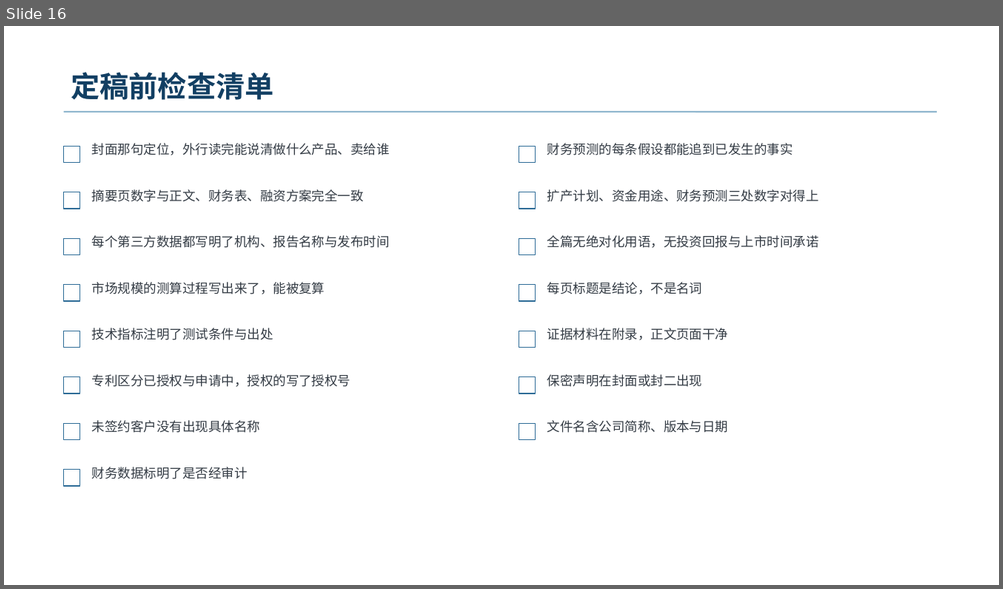
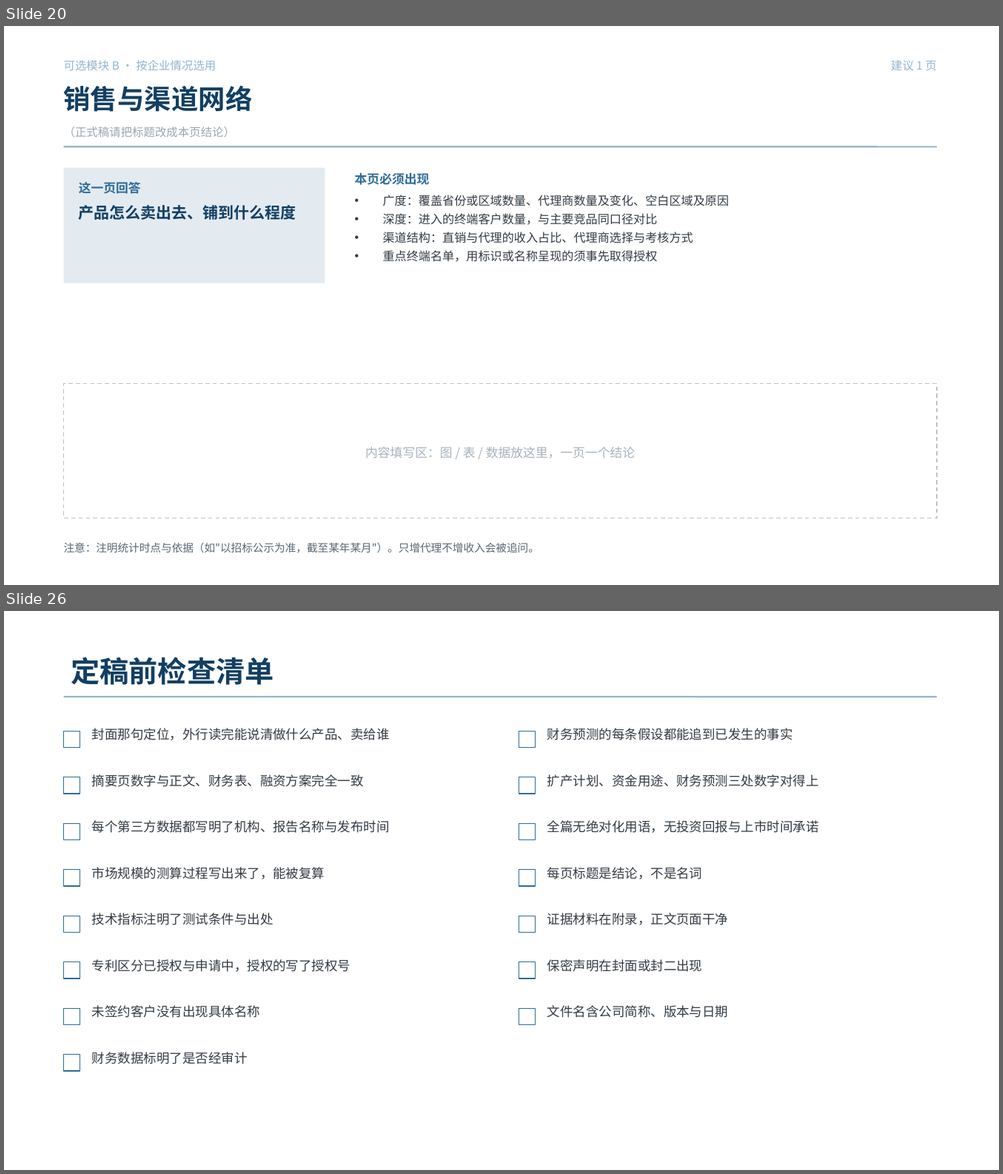
Before and after one commit to xid013-ux/JXD, a slide deck: output/BP框架/融资BP框架模板.pptx. Shown one above the other, each under a label of ours: slide 16 before the commit, slides 20 and 26 after it; the slides between them are not shown. The pictures are 1003x589 and 1003x1174 pixels, drawn with LibreOffice and Linux fonts; fonts in the diff are those of the drawing. Boxes give left, top, right and bottom in pixels: in the first picture for what was removed or moved away, otherwise in the second. Text is boxed around its words. In the diff, an @@ line names an element or a change of style, - is before the commit and + after.

```diff
--- a/output/BP框架/融资BP框架模板.pptx
+++ b/output/BP框架/融资BP框架模板.pptx
@@ slide 20 added at bbox=[4, 26, 999, 585], background #FFFFFF @@
@@ text added at bbox=[64, 60, 216, 70], 11 pt, text #8FB6CE @@
+可选模块 B · 按企业情况选用
@@ text added at bbox=[891, 60, 936, 70], 11 pt, text #8FB6CE @@
+建议 1 页
@@ text added at bbox=[64, 85, 253, 112], 26 pt, text #123F63, bold @@
+销售与渠道网络
@@ text added at bbox=[64, 127, 235, 137], 11 pt, text #9AA6B2 @@
+（正式稿请把标题改成本页结论）
@@ line added from (64, 147) to (936, 147), #8FB6CE 1.5 pt @@
@@ rectangle added at bbox=[64, 168, 325, 284], fill #E3EBF1 @@
@@ text added at bbox=[355, 173, 430, 185], 12 pt, text #2E6C97, bold @@
+本页必须出现
@@ text added at bbox=[79, 182, 141, 194], 12 pt, text #2E6C97, bold @@
+这一页回答
@@ text added at bbox=[383, 195, 729, 262], 11.5 pt, text #333B44 @@
+• 广度：覆盖省份或区域数量、代理商数量及变化、空白区域及原因
+• 深度：进入的终端客户数量，与主要竞品同口径对比
+• 渠道结构：直销与代理的收入占比、代理商选择与考核方式
+• 重点终端名单，用标识或名称呈现的须事先取得授权
@@ text added at bbox=[79, 205, 296, 220], 15 pt, text #123F63, bold @@
+产品怎么卖出去、铺到什么程度
@@ rectangle added at bbox=[64, 384, 936, 518], fill #FFFFFF, outline #B9C4CE 1 pt dashed @@
@@ text added at bbox=[365, 447, 634, 459], 12 pt, text #A8B2BC @@
+内容填写区：图 / 表 / 数据放这里，一页一个结论
@@ text added at bbox=[64, 543, 539, 554], 10.5 pt, text #5A6672 @@
+注意：注明统计时点与依据（如"以招标公示为准，截至某年某月"）。只增代理不增收入会被追问。
@@ what was slide 16 is now slide 26 @@
```
Also in this commit, not shown: 15 slides changed, 9 other slides added, 3 other files.
